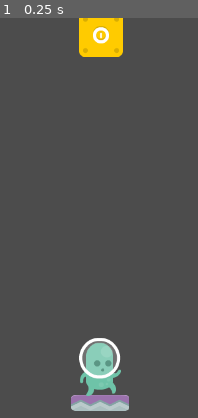
Above: before the commit, frame 1.
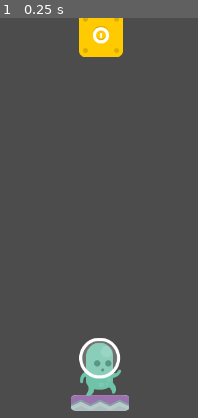
Above: after the commit, the same moment.

Repository: Crestor123/spacejump
Game: Godot game, scene res://Scenes/Game.tscn
Same seed, same stepped clock (60 frames per second), same inputs: the game is played once before the commit and once after it.
Inputs:
- Up to frame 1 (0.25 s): no input
The pictures show only the part of the screen within x 24-74%, y 50-100%; the shares and areas given below are measured in that part.

The runs differ from the first frame. In frame 1, less than 0.1% of the frame differs, in the area x 40-61%, y 81-94%.

Commit message:
Modified movement physics

Diff:
--- a/Scenes/Main.tscn
+++ b/Scenes/Main.tscn
@@ -40,7 +40,7 @@
 margin_right = 1014.96
 margin_bottom = -1818.72
 custom_fonts/font = SubResource( 1 )
-text = "height"
+text = "0"
 align = 2
 autowrap = true
 __meta__ = {
@@ -68,8 +68,8 @@
 margin_left = 84.0
 margin_right = 471.0
 margin_bottom = 76.0
-custom_fonts/font = SubResource( 4 )
-text = "Points"
+custom_fonts/font = SubResource( 2 )
+text = "0"
 __meta__ = {
 "_edit_use_anchors_": false
 }
--- a/Scripts/Player.gd
+++ b/Scripts/Player.gd
@@ -8,8 +8,8 @@
 signal playerDead
 
 export var speed = 2000
-export var gravity = 30
-export var friction = 0.05
+export var gravity = 40
+export var friction = 0.005
 export var acceleration = 0.5
 
 var velocity = Vector2(0, 0)
@@ -46,7 +46,7 @@
 	else:
 		velocity.x = lerp(velocity.x, 0, friction)
 		velocity.y = lerp(velocity.y, 0, friction)
-	if prevPos != global_position:
+	if prevPos.y != global_position.y:
 		emit_signal("playerHeight", global_position.y)
 	prevPos = global_position
 	velocity.y = velocity.y + (gravity)
@@ -54,10 +54,16 @@
 	if collision:
 		var type = collision.collider.get_meta("type")
 		if (type == "wall"):
-			velocity = velocity.bounce(collision.normal)
+			unset_targetPos()
+			print("bounce")
+			print(velocity)
+			velocity = velocity.bounce(collision.normal) / 2
+			print(velocity)
+			#velocity = Vector2(0, 0)
 		if (type == "coin"):
 			collision.collider.die()
 			emit_signal("collectCoin")
-		else:
-			velocity = Vector2(0, 0)
+		#else:
+			#print("here")
+			#velocity = Vector2(0, 0)
 	pass
Not shown: 2 places in Scenes/Main.tscn that only renumber resources
